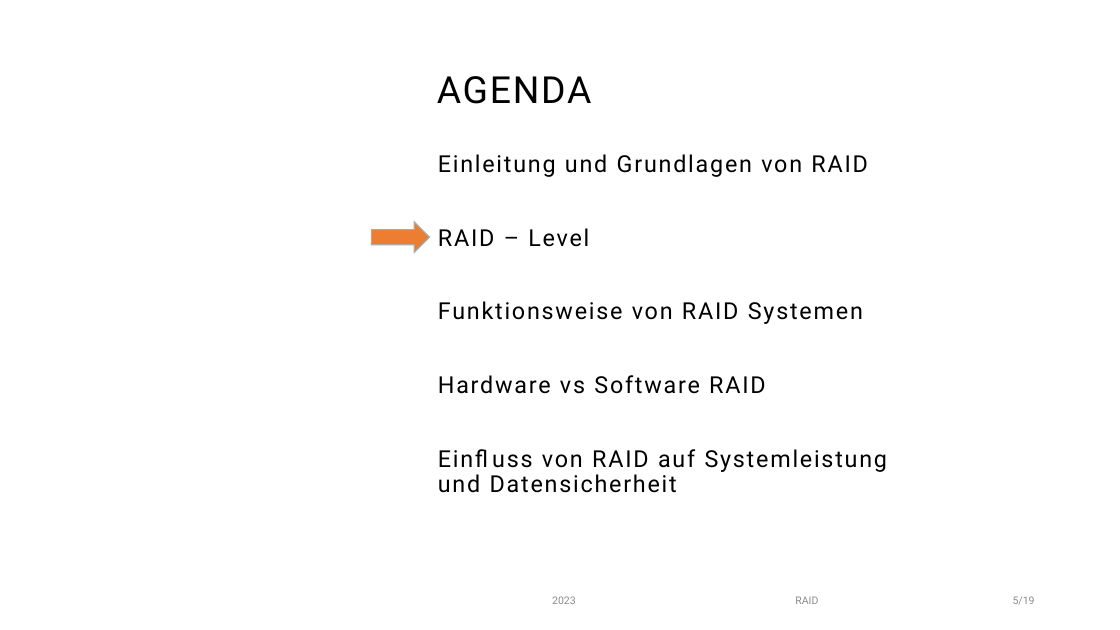
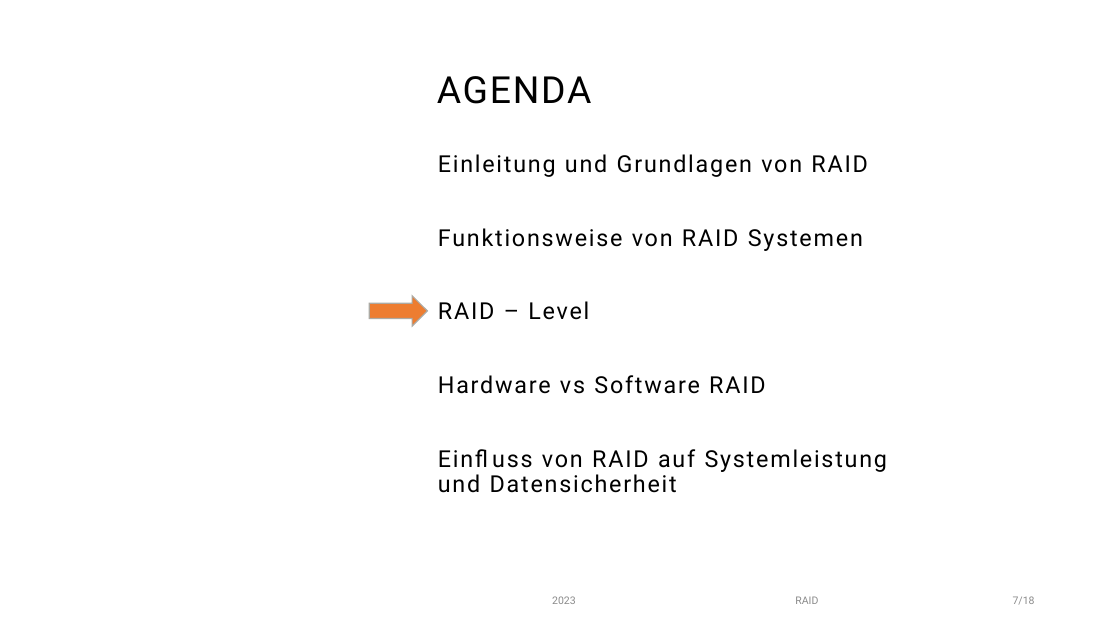
Before and after one commit to FyndetNeo/MultiMediDeutsch, a slide deck: slide 8 of RaidStand-15.01.24-v3.pptx (slide 6 before the commit). Drawn at 1120x630 pixels with LibreOffice and Linux fonts; fonts in the diff are those of the drawing; background and template pictures are left out. Boxes give left, top, right and bottom in pixels: in the first picture for what was removed or moved away, otherwise in the second. Text is boxed around its words. In the diff, an @@ line names an element or a change of style, - is before the commit and + after.

```diff
--- a/RaidStand-15.01.24-v3.pptx
+++ b/RaidStand-15.01.24-v3.pptx
@@ text at [438,228,863,251]: paragraph added @@
+Funktionsweise von RAID Systemen
@@ right arrow: place and size @@
-right arrow at [371,222,429,252]
+right arrow at [370,296,428,326]
@@ text at [438,301,863,324]: paragraph removed @@
-Funktionsweise von RAID Systemen
@@ text at [1013,596,1035,604]: text changed @@
-5/19
+7/18
```
Also in this commit, not shown: 17 other slides changed, 1 slide removed.
